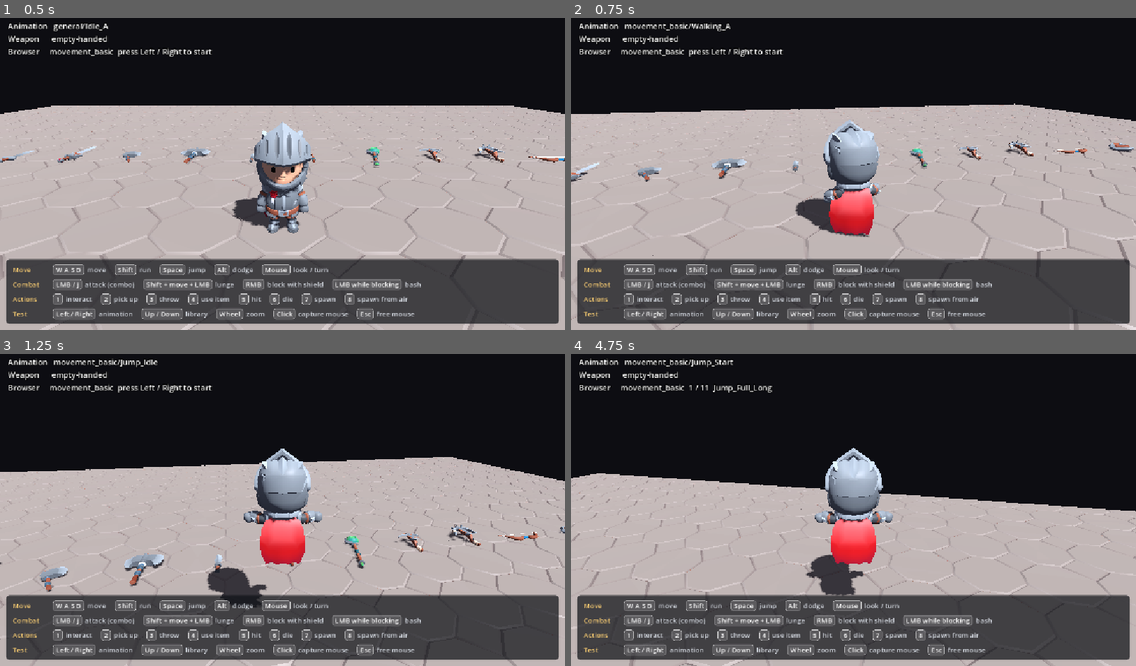
Above: before the commit, frames 1-4 (two rows, left to right).
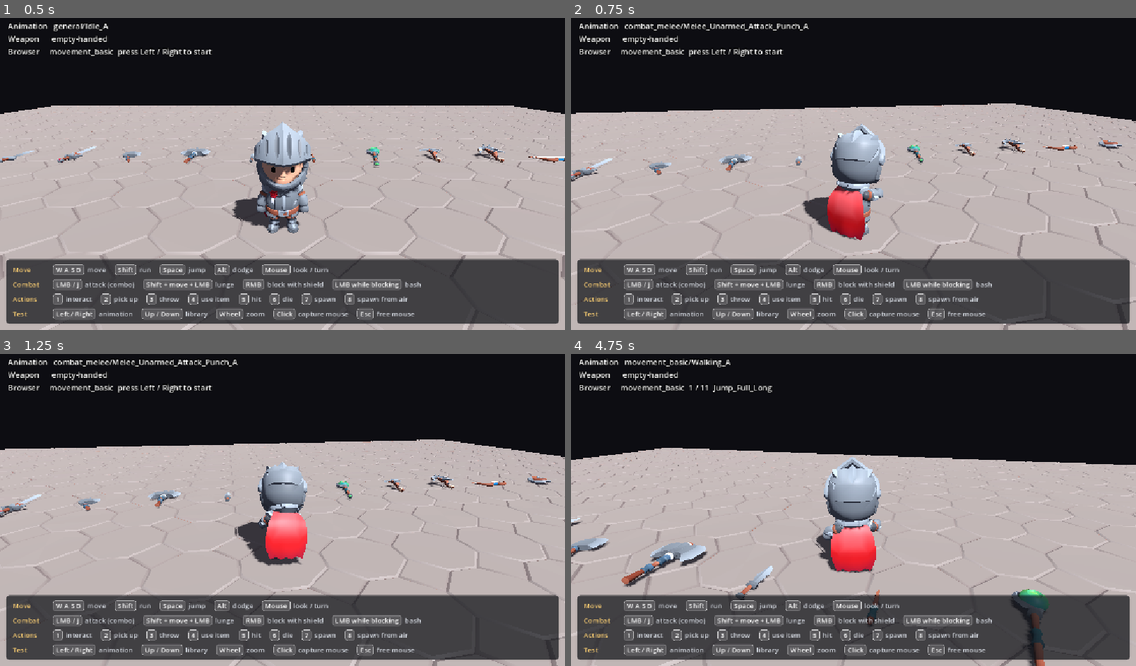
Above: after the commit, the same moments.

Repository: lijw07/roam
Game: Godot game, scene res://scenes/playground/animation_test.tscn
Two runs of this game, one before a commit and one after it. Both use one fixed random seed, a clock stepped at 60 frames per second and the inputs below. The project has no main scene, so this scene is started directly.
Inputs (mouse positions are in pixels of both pictures, inside the frame that each line leads up to):
- Up to frame 1 (0.5 s): no input
- Up to frame 2 (0.75 s): tap Enter at 0.5 s; move the mouse to (881, 170) at 0.52 s; hold W (move_forward) from 0.53 s (still down); hold J (attack) from 0.53 s (still down); click (881, 170) at 0.67 s
- Up to frame 3 (1.25 s): keep holding W (move_forward); keep holding J (attack); tap Space (jump) at 0.77 s; tap Shift (sprint) at 0.8 s
- Up to frame 4 (4.75 s): keep holding W (move_forward); move the mouse to (825, 510) at 1.27 s; release J (attack) at 1.28 s; tap Shift (sprint) at 1.35, 2.3, 3.8 s; tap Space (jump) at 1.52, 3.02, 3.77, 4.52 s; tap J (attack) at 1.55, 3.05, 4.55 s; move the mouse to (864, 500) at 2.02 s; hold Up (anim_library_next) 2.03-2.78 s; move the mouse to (847, 513) at 2.77 s; tap Down (anim_library_prev) at 2.85 s; click (847, 513) at 2.92 s; move the mouse to (893, 510) at 3.52 s; hold Right (anim_next) 3.53-4.28 s; move the mouse to (808, 503) at 4.27 s; tap Left (anim_prev) at 4.35 s

Frame 1 is identical in both runs. In frame 2, 5.8% of the frame differs, in the area x 0-100%, y 1-100%; in frame 3, 13%; in frame 4, 17%.

Commit message:
Fixed running animations to for two handed and added in animations for twoh axe attack. and unarm attack

Diff:
--- /dev/null
+++ b/resources/attacks/unarmed/kick.tres
@@ -0,0 +1,10 @@
+[gd_resource type="Resource" script_class="AttackStep" format=3]
+
+[ext_resource type="Script" path="res://scripts/attack_step.gd" id="1_step"]
+
+[resource]
+script = ExtResource("1_step")
+animation = &"combat_melee/Melee_Unarmed_Attack_Kick"
+combo_time = 0.6
+window_end = 0.85
+chain_start = 0.05
--- /dev/null
+++ b/resources/attacks/unarmed/punch.tres
@@ -0,0 +1,10 @@
+[gd_resource type="Resource" script_class="AttackStep" format=3]
+
+[ext_resource type="Script" path="res://scripts/attack_step.gd" id="1_step"]
+
+[resource]
+script = ExtResource("1_step")
+animation = &"combat_melee/Melee_Unarmed_Attack_Punch_A"
+combo_time = 0.62
+window_end = 1.0
+chain_start = 0.05
--- a/scenes/equipment/adventurers/axe_2handed.tscn
+++ b/scenes/equipment/adventurers/axe_2handed.tscn
@@ -2,14 +2,18 @@
 
 [ext_resource type="PackedScene" path="res://assets/equipment/adventurers/axe_2handed.gltf" id="1_wcgv7"]
 [ext_resource type="Script" path="res://scripts/weapon.gd" id="2_weapon"]
+[ext_resource type="Script" path="res://scripts/attack_step.gd" id="3_attack_step"]
+[ext_resource type="Resource" path="res://resources/attacks/two_handed/slice.tres" id="4_slice"]
+[ext_resource type="Resource" path="res://resources/attacks/two_handed/chop.tres" id="5_chop"]
+[ext_resource type="Resource" path="res://resources/attacks/two_handed/spin.tres" id="6_spin"]
 
 [sub_resource type="ConvexPolygonShape3D" id="ConvexPolygonShape3D_unxid"]
 points = PackedVector3Array(0.05085633, -0.44668734, -0.08979255, 0.05085633, 0.6753927, 0.15653333, -0.058475953, 1.16 …(1084 unchanged characters)…
 
 [node name="Axe2Handed" type="Area3D" unique_id=2120195579]
 script = ExtResource("2_weapon")
+combo = Array[ExtResource("3_attack_step")]([ExtResource("4_slice"), ExtResource("5_chop"), ExtResource("6_spin")])
 idle_animation = &"combat_melee/Melee_2H_Idle"
-run_animation = &"movement_advanced/Running_HoldingRifle"
 upper_body_animation = &"combat_melee/Melee_2H_Idle"
 
 [node name="Model" parent="." unique_id=2043806956 instance=ExtResource("1_wcgv7")]
--- a/scenes/equipment/adventurers/sword_2handed.tscn
+++ b/scenes/equipment/adventurers/sword_2handed.tscn
@@ -15,7 +15,6 @@
 script = ExtResource("2_weapon")
 combo = Array[ExtResource("3_attack_step")]([ExtResource("4_slice"), ExtResource("5_stab"), ExtResource("6_chop"), ExtResource("7_spin")])
 idle_animation = &"combat_melee/Melee_2H_Idle"
-run_animation = &"movement_advanced/Running_HoldingRifle"
 upper_body_animation = &"combat_melee/Melee_2H_Idle"
 
 [node name="Model" parent="." unique_id=1969823212 instance=ExtResource("1_3pdnt")]
--- a/scenes/equipment/adventurers/sword_2handed_color.tscn
+++ b/scenes/equipment/adventurers/sword_2handed_color.tscn
@@ -15,7 +15,6 @@
 script = ExtResource("2_weapon")
 combo = Array[ExtResource("3_attack_step")]([ExtResource("4_slice"), ExtResource("5_stab"), ExtResource("6_chop"), ExtResource("7_spin")])
 idle_animation = &"combat_melee/Melee_2H_Idle"
-run_animation = &"movement_advanced/Running_HoldingRifle"
 upper_body_animation = &"combat_melee/Melee_2H_Idle"
 
 [node name="Model" parent="." unique_id=359659133 instance=ExtResource("1_1r2vi")]
--- a/scripts/player.gd
+++ b/scripts/player.gd
@@ -60,6 +60,11 @@
 @export var gravity_multiplier := 2.0
 @export var fidget_delay := 6.0
 
+@export var unarmed_combo: Array[AttackStep] = [
+	preload("res://resources/attacks/unarmed/punch.tres"),
+	preload("res://resources/attacks/unarmed/kick.tres"),
+]
+
 @export_group("Animations")
 @export var idle_animation: StringName = &"general/Idle_A"
 @export var fidget_animation: StringName = &"general/Idle_B"
@@ -383,22 +388,32 @@
 
 
 func _can_attack() -> bool:
-	return _held_weapon != null and _held_weapon.has_attacks()
+	return not _combo().is_empty()
+
+
+func _combo() -> Array[AttackStep]:
+	if _held_weapon != null:
+		return _held_weapon.combo
+	return unarmed_combo if held_item == null else ([] as Array[AttackStep])
+
+
+func _running_attack_animation() -> StringName:
+	return _held_weapon.running_attack_animation if _held_weapon != null else &""
 
 
 func _attack(direction: Vector3) -> void:
-	if Input.is_action_pressed("sprint") and not direction.is_zero_approx() and _held_weapon.running_attack_animation != &"":
+	if Input.is_action_pressed("sprint") and not direction.is_zero_approx() and _running_attack_animation() != &"":
 		_start_running_attack(direction)
 		return
 	if _combo_grace > 0.0:
 		_continue_combo()
 		return
 	_combo_index = 0
-	_start_attack_step(_held_weapon.combo[0], 0.0, BLEND_TIME)
+	_start_attack_step(_combo()[0], 0.0, BLEND_TIME)
 
 
 func _start_running_attack(direction: Vector3) -> void:
-	_start_action(_held_weapon.running_attack_animation, false, direction.normalized() * lunge_speed)
+	_start_action(_running_attack_animation(), false, direction.normalized() * lunge_speed)
 	_action_velocity_duration = LUNGE_DURATION
 	_attacking = true
 	_attack_queued = false
@@ -425,12 +440,12 @@
 
 
 func _has_next_attack_step() -> bool:
-	return _combo_index + 1 < _held_weapon.combo.size()
+	return _combo_index + 1 < _combo().size()
 
 
 func _continue_combo() -> void:
 	_combo_index = _combo_index + 1 if _has_next_attack_step() else 0
-	var step := _held_weapon.combo[_combo_index]
+	var step := _combo()[_combo_index]
 	_start_attack_step(step, step.chain_start, CHAIN_BLEND)
 
 
--- a/scripts/weapon.gd
+++ b/scripts/weapon.gd
@@ -15,7 +15,3 @@
 
 func grip() -> Transform3D:
 	return Transform3D(Basis.from_euler(grip_rotation_degrees * (PI / 180.0)), Vector3.ZERO)
-
-
-func has_attacks() -> bool:
-	return not combo.is_empty()
Not shown, changed: README.md
